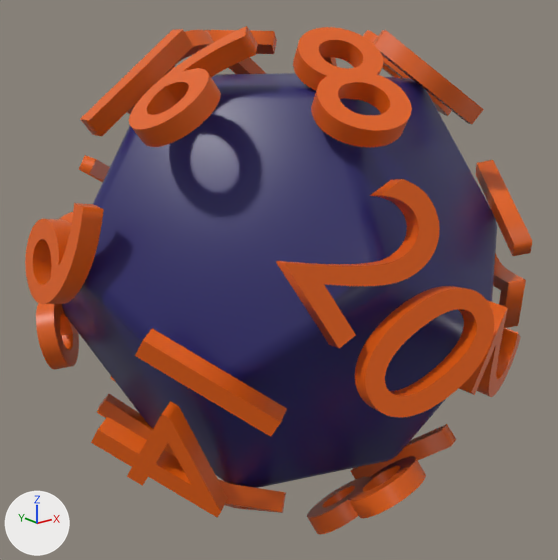
What one commit did to the Blender file public/dice/assets/meshes/old/dice12num.blend.
Rendered twice from a 50 mm lens placed at (-8.15, -10.21, 3.79), pointed at (-0.08, -0.12, -0.25). Arrows for +X, +Y and +Z are at lower left; the lights stay in place. Text is drawn in Blender's own font.

Before the edit, the objects in view are built like this:
```python
ob_text_001 = bpy.data.objects.new('Text.001', txt_text_020)
ob_text_001.location = (-1.2, -3.72, 0.72)
ob_text_001.rotation_euler = (1.197, 1.02, 5.654)  # degrees (69, 58, 324)
ob_text_001.scale = (3.0, 3.0, 3.0)
ob_text_002 = bpy.data.objects.new('Text.002', txt_text_002)
ob_text_002.location = (-0.75, -2.29, 3.16)
ob_text_002.rotation_euler = (0.651, -0.0134, -0.298)  # degrees (37, -0.8, -17)
ob_text_002.scale = (3.0, 3.0, 3.0)
ob_text_004 = bpy.data.objects.new('Text.004', txt_text_004)
ob_text_004.location = (1.95, 1.42, 3.16)
ob_text_004.rotation_euler = (0.645, -0.0146, 2.23)  # degrees (37, -0.8, 128)
ob_text_004.scale = (3.0, 3.0, 3.0)
ob_text_013 = bpy.data.objects.new('Text.013', txt_text_013)
ob_text_013.location = (3.16, -2.29, 0.75)
ob_text_013.rotation_euler = (1.233, 0.994, 0.652)  # degrees (71, 57, 37)
ob_text_013.scale = (3.0, 3.0, 3.0)
ob_text_014 = bpy.data.objects.new('Text.014', txt_text_014)
ob_text_014.location = (1.21, -3.71, -0.75)
ob_text_014.rotation_euler = (4.379, 0.99, 3.18)  # degrees (251, 57, 182)
ob_text_014.scale = (3.0, 3.0, 3.0)
ob_text_015 = bpy.data.objects.new('Text.015', txt_text_015)
ob_text_015.location = (-3.16, -2.29, -0.75)
ob_text_015.rotation_euler = (-1.908, 1.024, 1.907)  # degrees (-109, 59, 109)
ob_text_015.scale = (3.0, 3.0, 3.0)
ob_text_017 = bpy.data.objects.new('Text.017', txt_text_017)
ob_text_017.location = (0.75, -2.29, -3.16)
ob_text_017.rotation_euler = (-2.485, -0.0189, 3.494)  # degrees (-142, -1.1, 200)
ob_text_017.scale = (3.0, 3.0, 3.0)
ob_text_018 = bpy.data.objects.new('Text.018', txt_text_018)
ob_text_018.location = (-1.79, -1.55, -3.2)
ob_text_018.rotation_euler = (-2.493, 0.001, 2.198)  # degrees (-143, 0.1, 126)
ob_text_018.scale = (3.0, 3.0, 3.0)
ob_text_019 = bpy.data.objects.new('Text.019', txt_text_019)
ob_text_019.location = (-1.95, 1.42, -3.16)
ob_text_019.rotation_euler = (-2.482, 0.0103, 0.945)  # degrees (-142, 0.6, 54)
ob_text_019.scale = (3.0, 3.0, 3.0)
# also in view: 'Text.003' at (2.2, -0.98, 3.18); 'Text.007' at (-3.88, 0.16, 0.84); 'Text.006' at (-2.37, -0.66, 3.19); 'Text.008' at (-3.2, 2.25, -0.92); 'Icosphere' at (0.0, 0.0, 0.0)
```
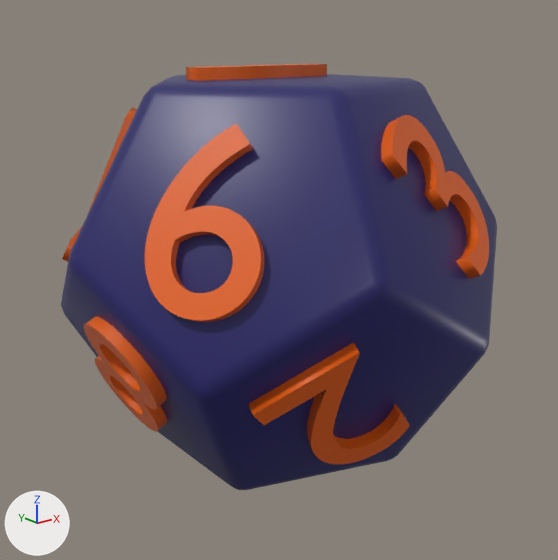
Where the change shows, as pixel boxes [x1, y1, x2, y2] in the pictures (558 x 560 px):
'Text.001', text changed, moved, turned, rescaled
    before: [276, 179, 494, 418]
    after: [145, 124, 265, 322]
'Text.015', deleted
    before: [91, 328, 287, 517]
'Text.006', text changed, moved, turned, rescaled (not visible afterwards)
    before: [80, 26, 258, 147]
'Text.003', text changed, moved, turned, rescaled
    before: [363, 30, 484, 124]
    after: [249, 342, 410, 464]
'Text.002', text changed, moved, turned, rescaled (not visible afterwards)
    before: [293, 27, 412, 147]
'Text.017', deleted
    before: [307, 424, 456, 534]
'Text.011', moved, turned, rescaled (not visible before)
    after: [381, 115, 489, 279]
'Text.007', text changed, moved, turned, rescaled (not visible afterwards)
    before: [25, 203, 104, 304]
'Text.012', moved, turned, rescaled (not visible before)
    after: [83, 316, 167, 432]
'Text.013', deleted (orange)
    before: [476, 160, 532, 328]
'Text.008', text changed, moved, turned, rescaled
    before: [36, 303, 79, 370]
    after: [62, 107, 137, 262]
'Text.004', text changed, moved, turned, rescaled
    before: [205, 30, 337, 74]
    after: [186, 64, 327, 81]
'Text.014', deleted
    before: [459, 300, 521, 397]
'Text.018', deleted
    before: [218, 479, 286, 513]
'Text.019', deleted
    before: [97, 376, 176, 457]
'Text.009', text changed, moved, turned, rescaled (not visible afterwards)
    before: [59, 155, 110, 224]
'Text.005', text changed, moved, turned, rescaled (not visible afterwards)
    before: [127, 30, 214, 114]

The change, as a list of edits to the scene's bpy script:
```text
Change txt_text_020:
    txt_text_020.body: '20' -> '9'
    txt_text_020.offset_x: -0.412 -> -0.205
Change txt_text_002:
    txt_text_002.body: '8' -> '11'
    txt_text_002.offset_x: -0.203 -> -0.294
    txt_text_002.offset_y: -0.329 -> -0.333
Change txt_text_003:
    txt_text_003.body: '10' -> '2'
    txt_text_003.offset_x: -0.359 -> -0.205
Change txt_text_004:
    txt_text_004.body: '17' -> '1'
    txt_text_004.offset_x: -0.36 -> -0.137
Change txt_text_005:
    txt_text_005.body: '3' -> '10'
    txt_text_005.offset_x: -0.21 -> -0.361
    txt_text_005.offset_y: -0.332 -> -0.333
Change txt_text_006:
    txt_text_006.body: '16' -> '12'
    txt_text_006.offset_x: -0.36 -> -0.361
    txt_text_006.offset_y: -0.329 -> -0.333
Change txt_text_007:
    txt_text_007.body: '6' -> '4'
Change txt_text_008:
    txt_text_008.body: '9' -> '7'
Change txt_text_009:
    txt_text_009.body: '19' -> '6'
    txt_text_009.offset_x: -0.36 -> -0.205
Change ob_text_001:
    ob_text_001.location: (-1.2, -3.72, 0.72) -> (-2.28, -1.66, 1.41)
    ob_text_001.rotation_euler: (1.197, 1.02, 5.654) -> (-1.106, 0.0, 2.201)  # degrees (69, 58, 324) -> degrees (-63, 0, 126)
    ob_text_001.scale: (3.0, 3.0, 3.0) -> (3.9, 3.9, 3.9)
Change ob_text_002:
    ob_text_002.location: (-0.75, -2.29, 3.16) -> (0.87, 2.69, 1.41)
    ob_text_002.rotation_euler: (0.651, -0.0134, -0.298) -> (1.017, 0.552, 2.514)  # degrees (37, -0.8, -17) -> degrees (58, 32, 144)
    ob_text_002.scale: (3.0, 3.0, 3.0) -> (3.9, 3.9, 3.9)
Change ob_text_003:
    ob_text_003.location: (1.95, -1.42, 3.16) -> (-0.87, -2.69, -1.41)
    ob_text_003.rotation_euler: (0.636, 0.000504, 0.952) -> (1.019, 2.588, -6.91)  # degrees (36, 0, 55) -> degrees (58, 148, 324)
    ob_text_003.scale: (3.0, 3.0, 3.0) -> (3.9, 3.9, 3.9)
Change ob_text_004:
    ob_text_004.location: (1.95, 1.42, 3.16) -> (0.0, 0.0, 3.16)
    ob_text_004.rotation_euler: (0.645, -0.0146, 2.23) -> (0.0, 0.0, 1.571)  # degrees (37, -0.8, 128) -> degrees (0, 0, 90)
    ob_text_004.scale: (3.0, 3.0, 3.0) -> (3.9, 3.9, 3.9)
Change ob_text_005:
    ob_text_005.location: (-0.75, 2.29, 3.16) -> (-0.87, 2.69, -1.41)
    ob_text_005.rotation_euler: (0.647, 0.0231, -2.842) -> (-2.129, -0.572, 0.641)  # degrees (37, 1.3, -163) -> degrees (-122, -33, 37)
    ob_text_005.scale: (3.0, 3.0, 3.0) -> (3.9, 3.9, 3.9)
Change ob_text_006:
    ob_text_006.location: (-2.41, 0.0, 3.16) -> (0.0, -0.02, -3.16)
    ob_text_006.rotation_euler: (0.649, -0.0101, -1.554) -> (0.0, 3.142, -1.571)  # degrees (37, -0.6, -89) -> degrees (0, 180, -90)
    ob_text_006.scale: (3.0, 3.0, 3.0) -> (3.9, 3.9, 3.9)
Change ob_text_007:
    ob_text_007.location: (-3.9, 0.0, 0.75) -> (2.24, 1.52, -1.65)
    ob_text_007.rotation_euler: (1.916, -0.951, -5.001) -> (-0.555, 4.157, -1.883)  # degrees (110, -54, -287) -> degrees (-32, 238, -108)
    ob_text_007.scale: (3.0, 3.0, 3.0) -> (3.9, 3.9, 3.9)
Change ob_text_008:
    ob_text_008.location: (-3.16, 2.29, -0.75) -> (-2.27, 1.65, 1.46)
    ob_text_008.rotation_euler: (7.514, -4.138, -2.484) -> (2.036, 3.136, -2.196)  # degrees (71, -237, -142) -> degrees (117, 180, -126)
    ob_text_008.scale: (3.0, 3.0, 3.0) -> (3.9, 3.9, 3.9)
Change ob_text_009:
    ob_text_009.location: (-1.21, 3.71, 0.75) -> (2.28, -1.66, -1.41)
    ob_text_009.rotation_euler: (-1.906, -4.179, 0.0114) -> (2.033, -0.00118, 0.942)  # degrees (-109, -239, 0.7) -> degrees (116, -0.1, 54)
    ob_text_009.scale: (3.0, 3.0, 3.0) -> (3.9, 3.9, 3.9)
Change ob_text_011:
    ob_text_011.location: (3.16, 2.29, 0.75) -> (0.87, -2.69, 1.41)
    ob_text_011.rotation_euler: (1.318, 0.909, 2.005) -> (1.036, -6.786, 0.592)  # degrees (76, 52, 115) -> degrees (59, 331, 34)
    ob_text_011.scale: (3.0, 3.0, 3.0) -> (3.9, 3.9, 3.9)
Change ob_text_012:
    ob_text_012.location: (3.9, 0.0, -0.75) -> (-2.82, 0.0, -1.41)
    ob_text_012.rotation_euler: (4.305, 1.092, 4.339) -> (1.018, -2.588, -7.54)  # degrees (247, 63, 249) -> degrees (58, -148, 288)
    ob_text_012.scale: (3.0, 3.0, 3.0) -> (3.9, 3.9, 3.9)
Remove ob_text_013:
    ob_text_013 = bpy.data.objects.new('Text.013', txt_text_013)
Remove ob_text_014:
    ob_text_014 = bpy.data.objects.new('Text.014', txt_text_014)
Remove ob_text_015:
    ob_text_015 = bpy.data.objects.new('Text.015', txt_text_015)
Remove ob_text_017:
    ob_text_017 = bpy.data.objects.new('Text.017', txt_text_017)
Remove ob_text_018:
    ob_text_018 = bpy.data.objects.new('Text.018', txt_text_018)
Remove ob_text_019:
    ob_text_019 = bpy.data.objects.new('Text.019', txt_text_019)
```
